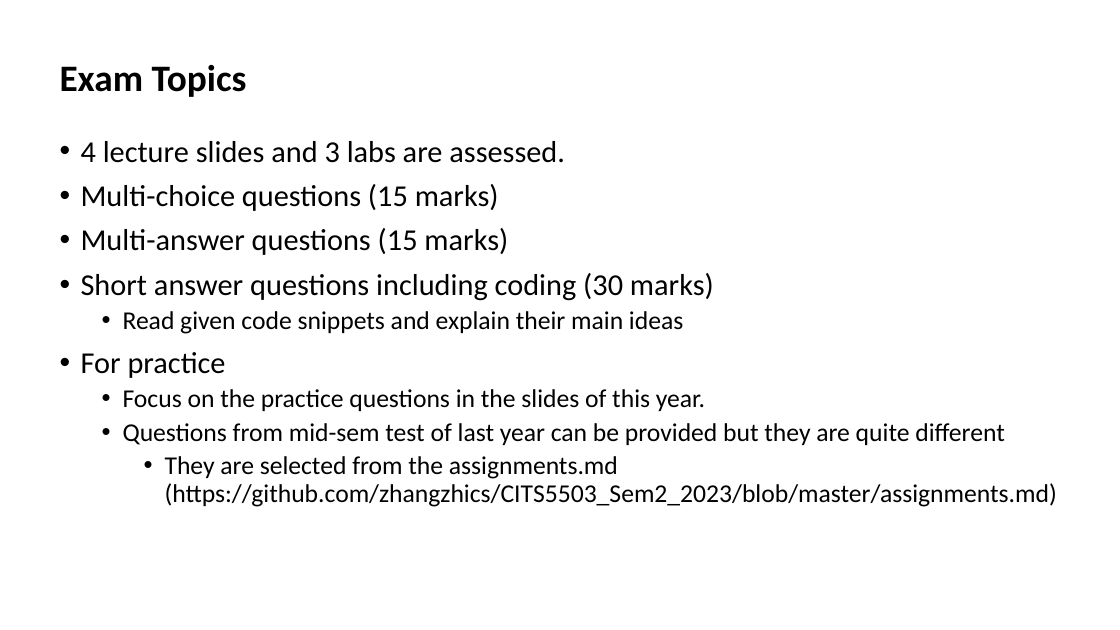
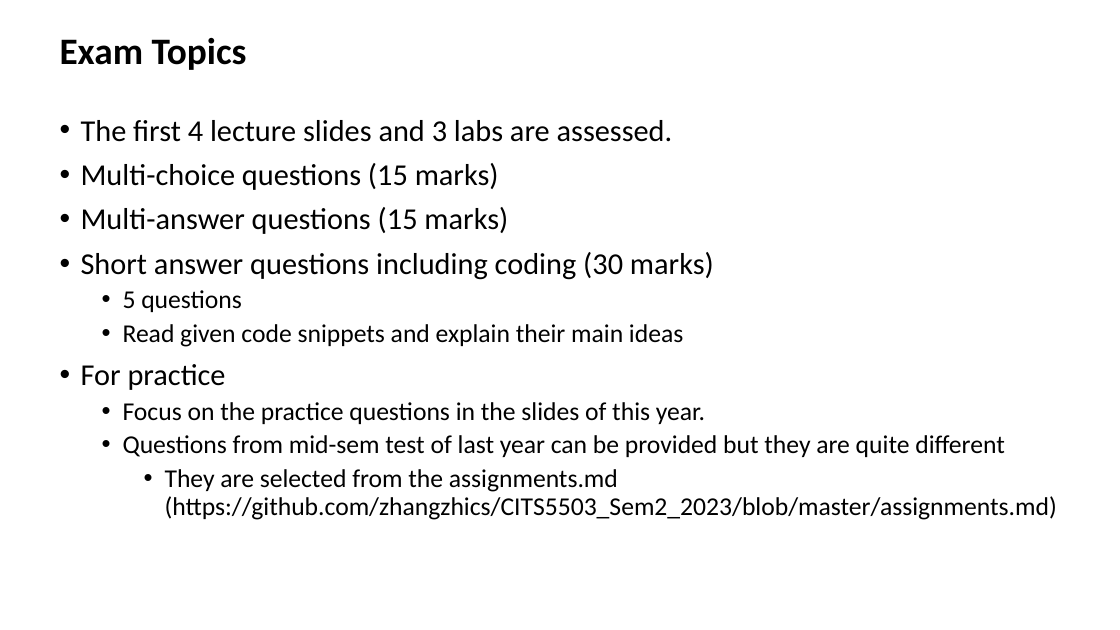
Before and after one commit to zhangzhics/CITS5503_Sem2, a slide deck: slide 69 of Lectures 2023/CITS5503Storage_week4.pptx. Drawn at 1120x630 pixels with LibreOffice and Linux fonts; fonts in the diff are those of the drawing. Boxes give left, top, right and bottom in pixels: in the first picture for what was removed or moved away, otherwise in the second. Text is boxed around its words. In the diff, an @@ line names an element or a change of style, - is before the commit and + after.

Commit message:
update info about mid-sem test

```diff
--- a/Lectures 2023/CITS5503Storage_week4.pptx
+++ b/Lectures 2023/CITS5503Storage_week4.pptx
@@ title "Exam Topics": place and size @@
-title "Exam Topics" at [60, 65, 247, 97]
+title "Exam Topics" at [60, 38, 247, 70]
@@ text "The first 4 lecture slides ...": place and size @@
-text "The first 4 lecture slides ..." at [81, 141, 1057, 507]
+text "The first 4 lecture slides ..." at [81, 120, 1057, 520]
@@ text at [81, 120, 673, 142]: text changed @@
-• 4 lecture slides and 3 labs are assessed.
+• The first 4 lecture slides and 3 labs are assessed.
@@ text at [123, 290, 242, 312]: paragraph added @@
+  • 5 questions
```
Also in this commit, not shown: 1 other slide changed.
